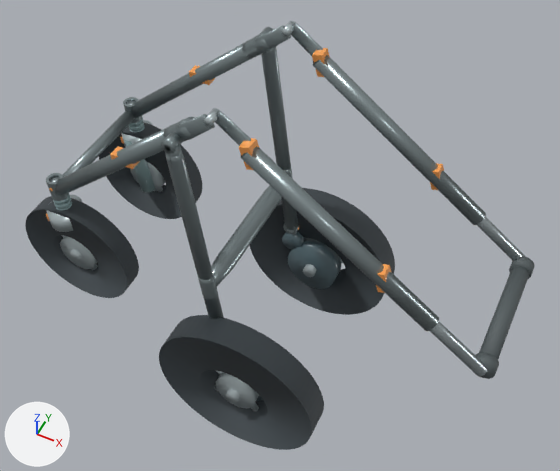
A saved change to the glTF model models/no_cabin/w380_state2_wheel_L.glb.
Both versions are drawn from a 50 mm camera at (1.323, -0.93, 1.527) aimed at (0.85, 0.017, 0.344). Every picture has the same lights, and +X, +Y and +Z are marked at lower left. The older version comes first. Where no turn or scale is listed for an object, it has been applied to the vertices.

Before the edit, the objects in view are built like this:
```python
me_cylinder_1392 = bpy.data.meshes.new('Cylinder.1392')
me_cylinder_1392.from_pydata(...)  # a 32-sided cylinder along y spanning x -0.0433..0.0433, y -0.0182..0.0182, z -0.0449..0.0449
me_cylinder_1392.materials.append(mat_hub)  # light grey #bfcbce
me_cylinder_1400 = bpy.data.meshes.new('Cylinder.1400')
me_cylinder_1400.from_pydata(...)  # 64 vertices, 124 faces; spans x -0.0451..0.0451, y -0.0234..0.0234, z -0.0498..0.0498
me_cylinder_1400.materials.append(mat_hub)  # light grey #bfcbce
me_fl_tire_013 = bpy.data.meshes.new('FL_tire.013')
me_fl_tire_013.from_pydata(...)  # 256 vertices, 512 faces; spans x -0.13..0.13, y -0.022..0.022, z -0.13..0.13
me_fl_tire_013.materials.append(mat_tire)  # dark grey #424b50
ob_fl_sealed_hub_012 = bpy.data.objects.new('FL_sealed_hub.012', me_cylinder_1392)
ob_fl_sealed_hub_012.location = (0.446, -0.135, 0.252)
ob_fl_tire_012 = bpy.data.objects.new('FL_tire.012', me_fl_tire_013)
ob_fl_tire_012.location = (0.446, -0.135, 0.252)
ob_rl_sealed_hub_012 = bpy.data.objects.new('RL_sealed_hub.012', me_cylinder_1400)
ob_rl_sealed_hub_012.location = (0.865, -0.202, 0.1)
# also in view: 'FR_tire.012' at (0.446, 0.135, 0.252); 'RL_tire.012' at (0.865, -0.202, 0.1); 'main_upper_-1.002' at (1.04, -0.135, 0.579); 'V46_rear_leg_-1.001' at (0.778, -0.167, 0.441); 'main_lower_-1.002' at (0.589, -0.135, 0.563)
```
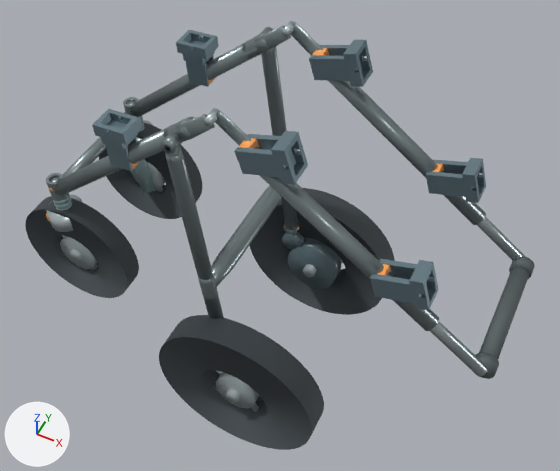
Location of each change, (x1, y1, x2, y2) in pixels of the pictures (560 x 471 px):
'Universal_Cabin_Receiver_M_-1', added
    after: (234, 131, 308, 184)
'Universal_Cabin_Receiver_H_-1', added
    after: (370, 259, 439, 311)
'Universal_Cabin_Receiver_M_1', added
    after: (309, 40, 373, 87)
'Universal_Cabin_Receiver_H_1', added
    after: (426, 158, 486, 203)
'Universal_Cabin_Receiver_L_-1', added
    after: (92, 109, 141, 171)
'Universal_Cabin_Receiver_L_1', added
    after: (176, 30, 219, 87)

Patch to the scene script:
```diff
--- a/models/no_cabin/w380_state2_wheel_L.glb.py
+++ b/models/no_cabin/w380_state2_wheel_L.glb.py
@@ mat_universal_cabin_receiver @@
+mat_universal_cabin_receiver = principled_material('Universal Cabin Receiver')
+mat_universal_cabin_receiver.base_color = (0.18, 0.26, 0.3)  # greyish blue #768b95
+mat_universal_cabin_receiver.metallic = 0.58
+mat_universal_cabin_receiver.roughness = 0.42
@@ me_universal_cabin_receiver_m__1 @@
+me_universal_cabin_receiver_m__1.from_pydata(...)  # 76 vertices, 156 faces; spans x 0.8584..0.9631, y -0.159..-0.111, z 0.6761..0.7547
+me_universal_cabin_receiver_m__1.materials.append(mat_universal_cabin_receiver)  # greyish blue #768b95
@@ me_universal_cabin_receiver_l__1 @@
+me_universal_cabin_receiver_l__1.from_pydata(...)  # 84 vertices, 168 faces; spans x 0.5808..0.6461, y -0.159..-0.111, z 0.5754..0.6715
+me_universal_cabin_receiver_l__1.materials.append(mat_universal_cabin_receiver)  # greyish blue #768b95
@@ me_universal_cabin_receiver_h__1 @@
+me_universal_cabin_receiver_h__1.from_pydata(...)  # 76 vertices, 156 faces; spans x 1.1003..1.2049, y -0.159..-0.111, z 0.4985..0.5771
+me_universal_cabin_receiver_h__1.materials.append(mat_universal_cabin_receiver)  # greyish blue #768b95
@@ me_universal_cabin_receiver_m_1 @@
+me_universal_cabin_receiver_m_1.from_pydata(...)  # 76 vertices, 156 faces; spans x 0.8584..0.9631, y 0.111..0.159, z 0.6761..0.7547
+me_universal_cabin_receiver_m_1.materials.append(mat_universal_cabin_receiver)  # greyish blue #768b95
@@ me_universal_cabin_receiver_l_1 @@
+me_universal_cabin_receiver_l_1.from_pydata(...)  # 84 vertices, 168 faces; spans x 0.5808..0.6461, y 0.111..0.159, z 0.5754..0.6715
+me_universal_cabin_receiver_l_1.materials.append(mat_universal_cabin_receiver)  # greyish blue #768b95
@@ me_universal_cabin_receiver_h_1 @@
+me_universal_cabin_receiver_h_1.from_pydata(...)  # 76 vertices, 156 faces; spans x 1.1003..1.2049, y 0.111..0.159, z 0.4985..0.5771
+me_universal_cabin_receiver_h_1.materials.append(mat_universal_cabin_receiver)  # greyish blue #768b95
@@ ob_universal_cabin_receiver_m__1 @@
+ob_universal_cabin_receiver_m__1 = bpy.data.objects.new('Universal_Cabin_Receiver_M_-1', me_universal_cabin_receiver_m__1)
+ob_universal_cabin_receiver_m__1.location = (0.0, 0.0, 0.0)
@@ ob_universal_cabin_receiver_l__1 @@
+ob_universal_cabin_receiver_l__1 = bpy.data.objects.new('Universal_Cabin_Receiver_L_-1', me_universal_cabin_receiver_l__1)
+ob_universal_cabin_receiver_l__1.location = (0.0, 0.0, 0.0)
@@ ob_universal_cabin_receiver_h__1 @@
+ob_universal_cabin_receiver_h__1 = bpy.data.objects.new('Universal_Cabin_Receiver_H_-1', me_universal_cabin_receiver_h__1)
+ob_universal_cabin_receiver_h__1.location = (0.0, 0.0, 0.0)
@@ ob_universal_cabin_receiver_m_1 @@
+ob_universal_cabin_receiver_m_1 = bpy.data.objects.new('Universal_Cabin_Receiver_M_1', me_universal_cabin_receiver_m_1)
+ob_universal_cabin_receiver_m_1.location = (0.0, 0.0, 0.0)
@@ ob_universal_cabin_receiver_l_1 @@
+ob_universal_cabin_receiver_l_1 = bpy.data.objects.new('Universal_Cabin_Receiver_L_1', me_universal_cabin_receiver_l_1)
+ob_universal_cabin_receiver_l_1.location = (0.0, 0.0, 0.0)
@@ ob_universal_cabin_receiver_h_1 @@
+ob_universal_cabin_receiver_h_1 = bpy.data.objects.new('Universal_Cabin_Receiver_H_1', me_universal_cabin_receiver_h_1)
+ob_universal_cabin_receiver_h_1.location = (0.0, 0.0, 0.0)
```
